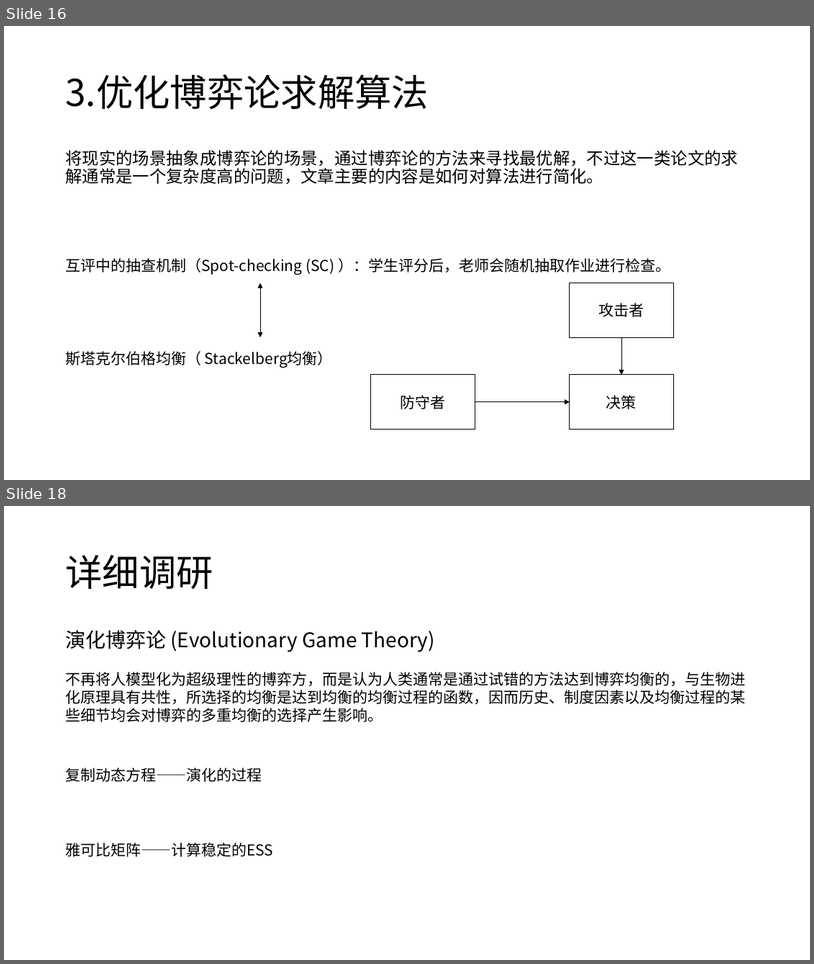
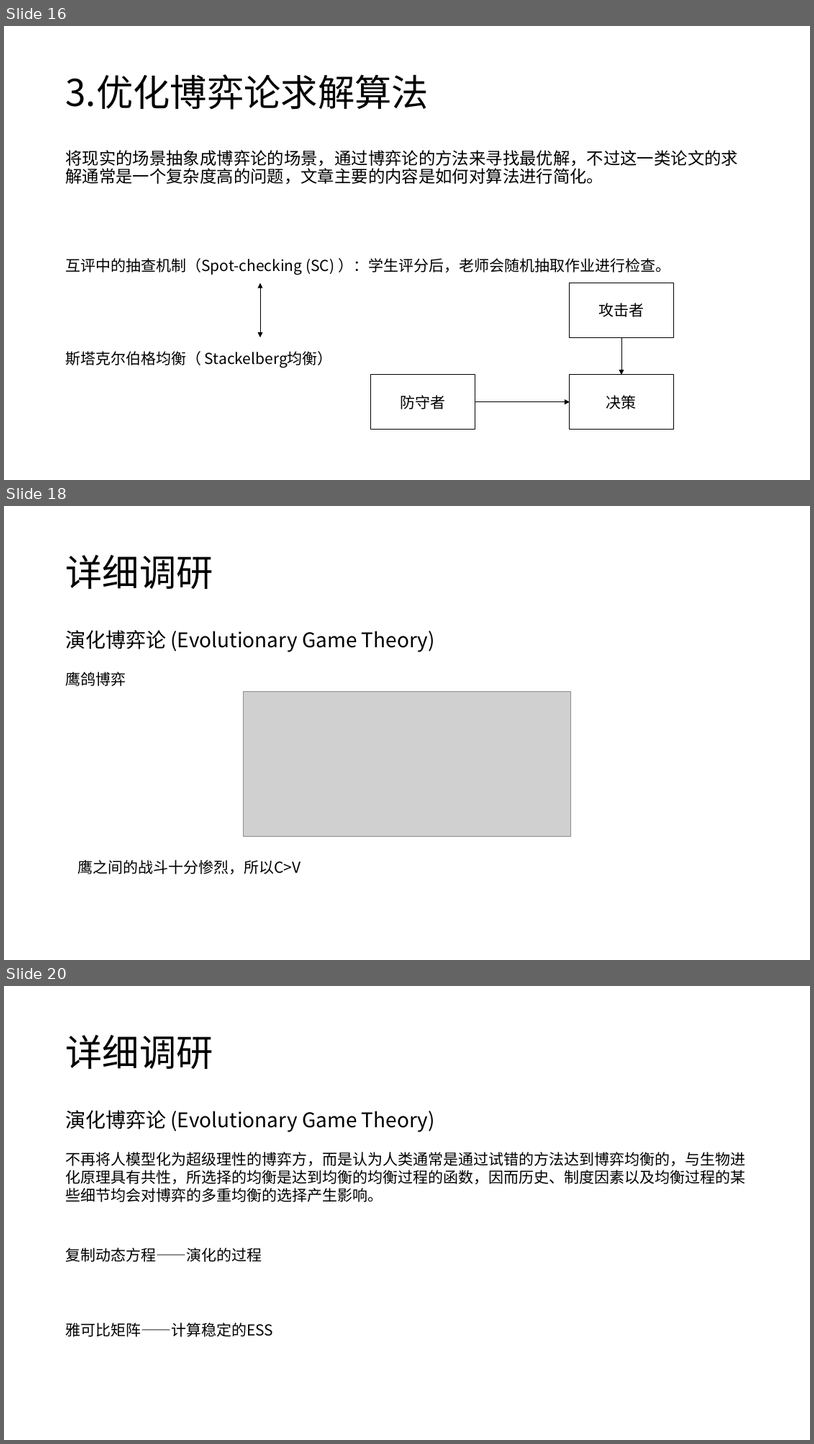
Before and after one commit to CHDYPY/paper, a slide deck: 报告/2021年9月4日/杨攀原.pptx. Shown one above the other, each under a label of ours: slides 16 and 18 before the commit, slides 16, 18 and 20 after it; the slides between them are not shown. The pictures are 814x964 and 814x1444 pixels, drawn with LibreOffice and Linux fonts; fonts in the diff are those of the drawing; grey boxes stand for pictures. Boxes give left, top, right and bottom in pixels: in the first picture for what was removed or moved away, otherwise in the second. Text is boxed around its words. In the diff, an @@ line names an element or a change of style, - is before the commit and + after.

```diff
--- a/报告/2021年9月4日/杨攀原.pptx
+++ b/报告/2021年9月4日/杨攀原.pptx
@@ slide 18 added at <box>4,506,810,960</box>, background #FFFFFF @@
@@ title added at <box>65,555,213,589</box>, 44 pt, text #000000 @@
+详细调研
@@ text added at <box>65,630,435,686</box>, 24 pt, text #000000 @@
+演化博弈论 (Evolutionary Game Theory)
+鹰鸽博弈
@@ picture added at <box>244,691,571,836</box> @@
@@ text added at <box>77,860,301,874</box>, 18 pt, text #000000 @@
+鹰之间的战斗十分惨烈，所以C>V
@@ what was slide 18 is now slide 20 @@
```
Also in this commit, not shown: 3 other slides added, 9 other files.
